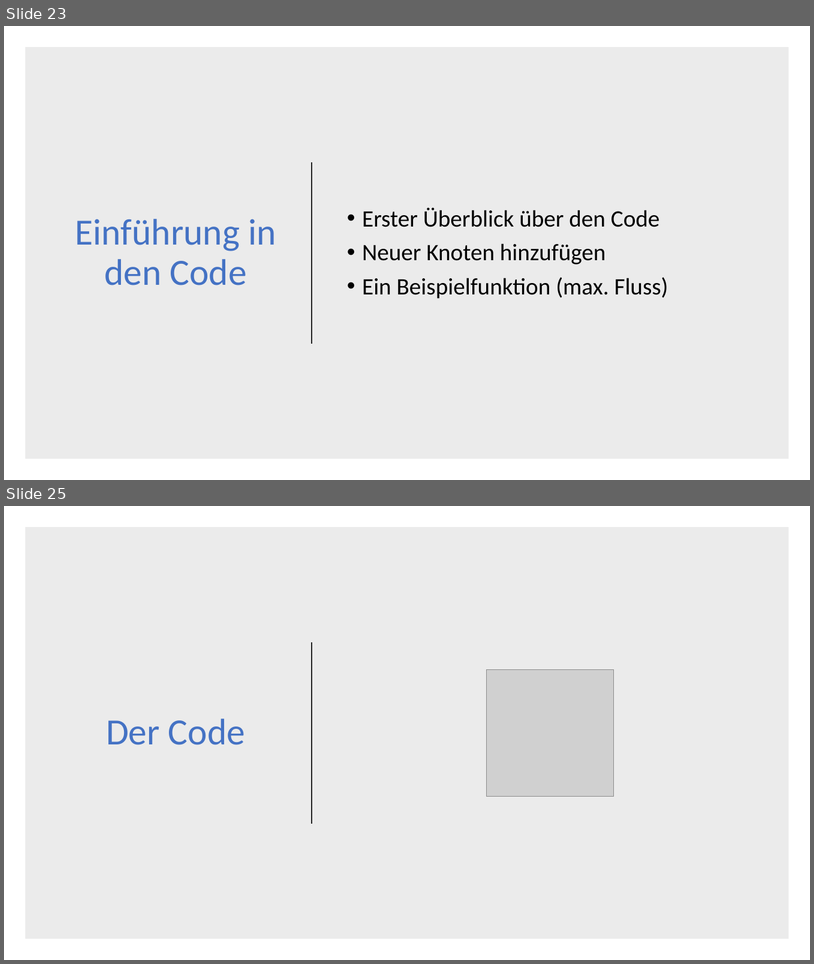
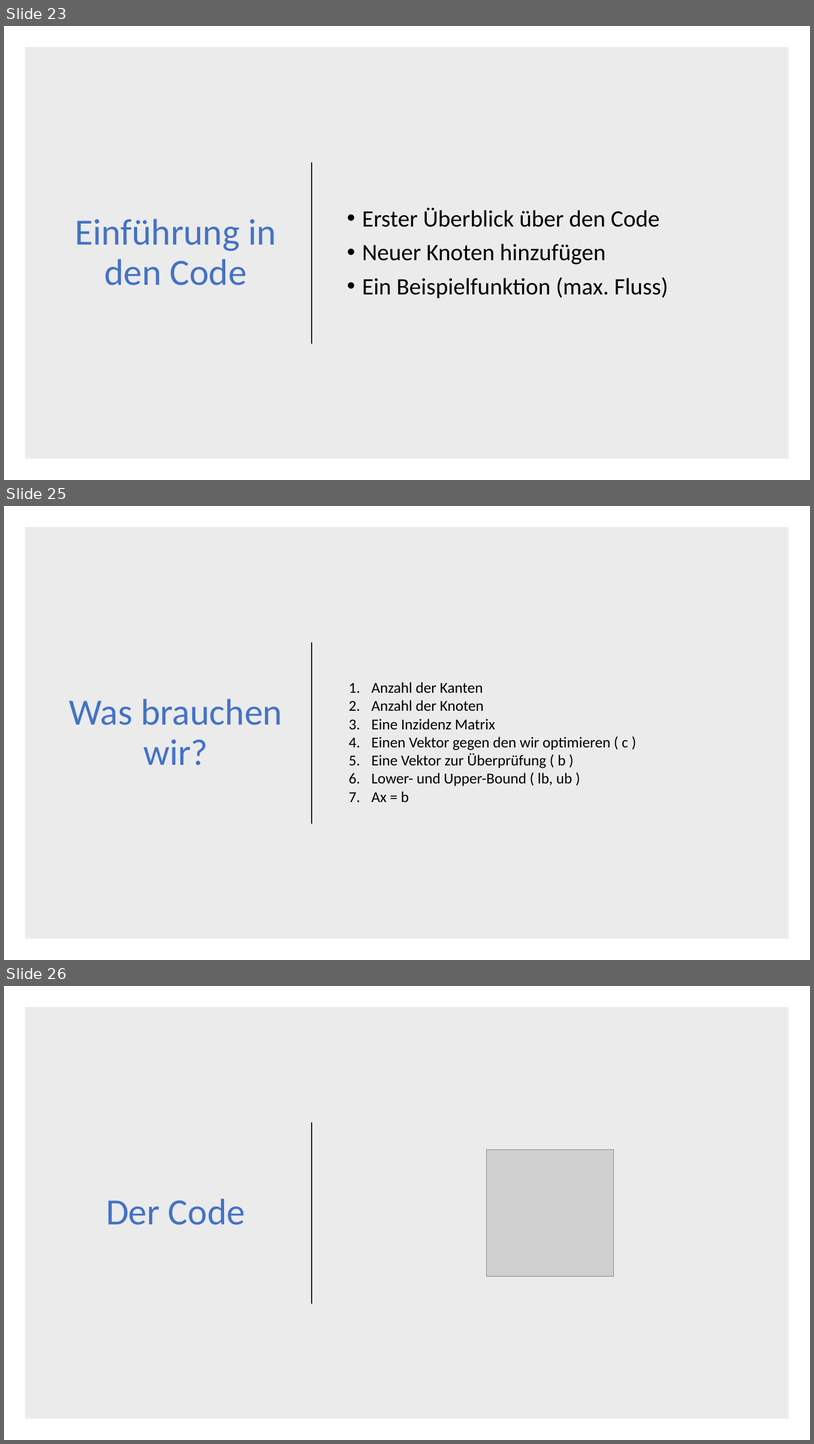
Before and after one commit to DerAlexx/Angewandte-Mathematik, a slide deck: Praktikum_6/Abgabe 6.pptx. Shown one above the other, each under a label of ours: slides 23 and 25 before the commit, slides 23, 25 and 26 after it; the slides between them are not shown. The pictures are 814x964 and 814x1444 pixels, drawn with LibreOffice and Linux fonts; fonts in the diff are those of the drawing; grey boxes stand for pictures. Boxes give left, top, right and bottom in pixels: in the first picture for what was removed or moved away, otherwise in the second. Text is boxed around its words. In the diff, an @@ line names an element or a change of style, - is before the commit and + after.

```diff
--- a/Praktikum_6/Abgabe 6.pptx
+++ b/Praktikum_6/Abgabe 6.pptx
@@ slide 25 added at box(4, 506, 810, 960), background #FFFFFF @@
@@ rectangle added at box(25, 527, 789, 939), fill #000000 at 8% opacity @@
@@ line added from (312, 642) to (312, 823), #262626 1.5 pt @@
@@ text added at box(372, 682, 629, 802), 18 pt, text #000000 @@
+1. Anzahl der Kanten
+2. Anzahl der Knoten
+3. Eine Inzidenz Matrix
+4. Einen Vektor gegen den wir optimieren ( c )
+5. Eine Vektor zur Überprüfung ( b )
+6. Lower- und Upper-Bound ( lb, ub )
+7. Ax = b
@@ title added at box(69, 699, 282, 765), 44 pt, text #4472C4 @@
+Was brauchen wir?
@@ what was slide 25 is now slide 26 @@
```
Also in this commit, not shown: 1 other slide added, 1 slide removed, 3 other files.
